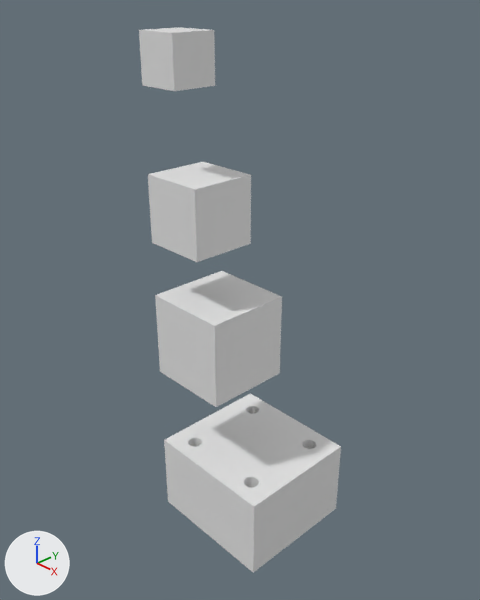
A saved change to the Blender file blender/handler.blend.
Both versions are drawn from a 50 mm lens placed at (0.1106, -0.0785, 0.1141), pointed at (0.0134, 0.0134, 0.0491). Arrows for +X, +Y and +Z are at lower left; the lights stay in place.

The first picture shows '10mm', '15mm', '20mm', '底座'.
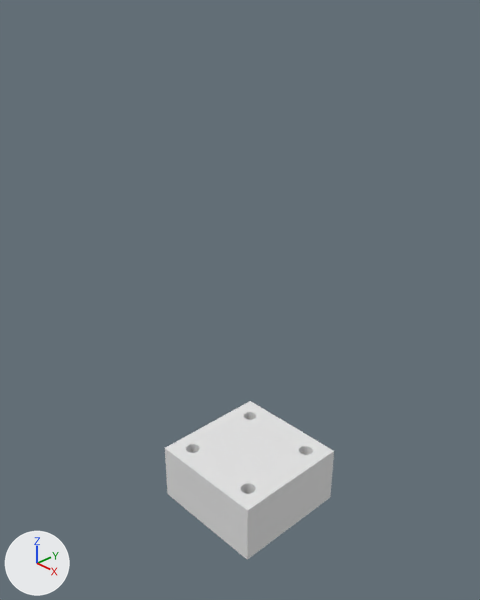
ob_3_5mm螺丝开孔定位 is not drawn itself; it is used by a modifier of ob_底座.

Location of each change, [x1, y1, x2, y2] in pixels of the pictures (480 x 600 px):
'底座', reshaped, moved, rescaled (12% shorter)
    before: [164, 393, 341, 573]
    after: [165, 401, 334, 560]
'20mm', hidden
    before: [155, 271, 282, 407]
'15mm', hidden
    before: [148, 162, 251, 262]
'10mm', hidden
    before: [139, 27, 215, 91]

The edits, one by one:
me_立方体_004 is used by ob_底座; location (0.016, 0.015, 0.0); scale (0.016, 0.015, 0.01).
me_立方体_004 had 264 vertices, 138 faces and spanned x -1.0..1.0, y -1.0..1.0, z -1.0..1.0.
me_立方体_004 now has 8 vertices, 6 faces and spans x -0.02..0.02, y -0.02..0.02, z -0.02..0.02.
me_立方体_004 part 1: the whole mesh is rebuilt.
Object '底座' (ob_底座) moves from (0.016, 0.015, 0.0) to (0.015, 0.015, 0.0).
Object '底座' (ob_底座) is rescaled from (0.016, 0.015, 0.01) to (1.0, 1.0, 0.5).
Object '3.5mm螺丝开孔定位' (ob_3_5mm螺丝开孔定位) moves from (0.006, 0.005, 0.0) to (0.005, 0.005, 0.0).
Object '10mm' (ob_10mm) moves from (0.005, 0.005, 0.1) to (0.005, 0.005, 0.1025).
Object '10mm' (ob_10mm) is now hidden.
Object '15mm' (ob_15mm) is now hidden.
Object '20mm' (ob_20mm) is now hidden.
